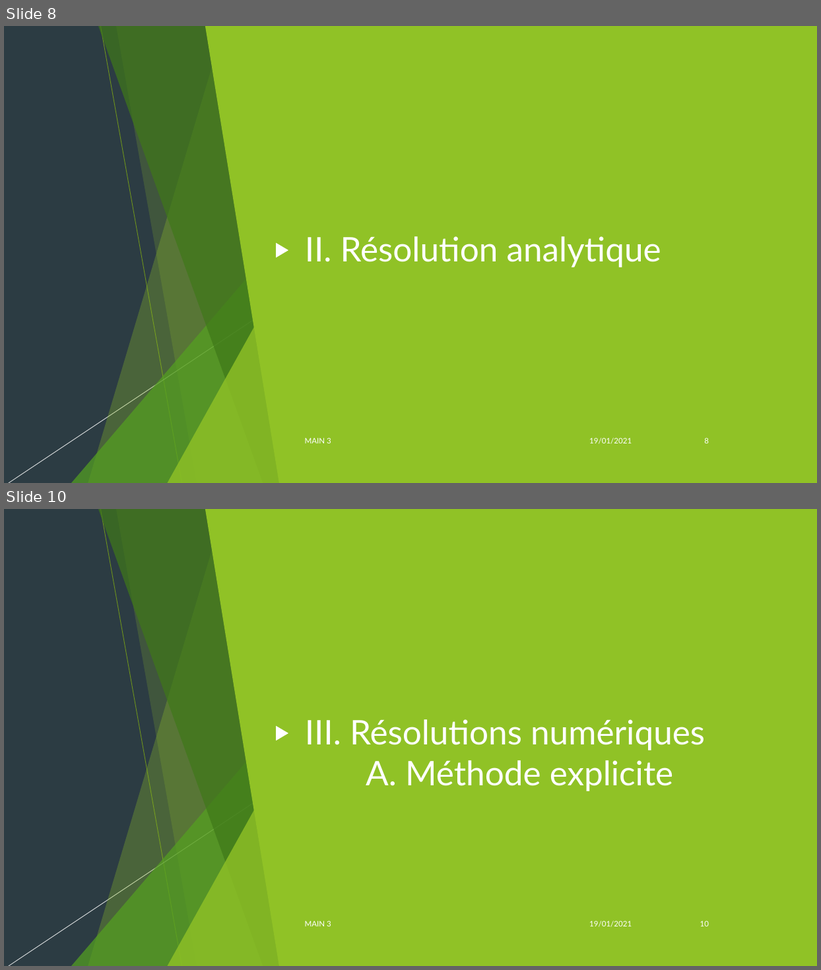
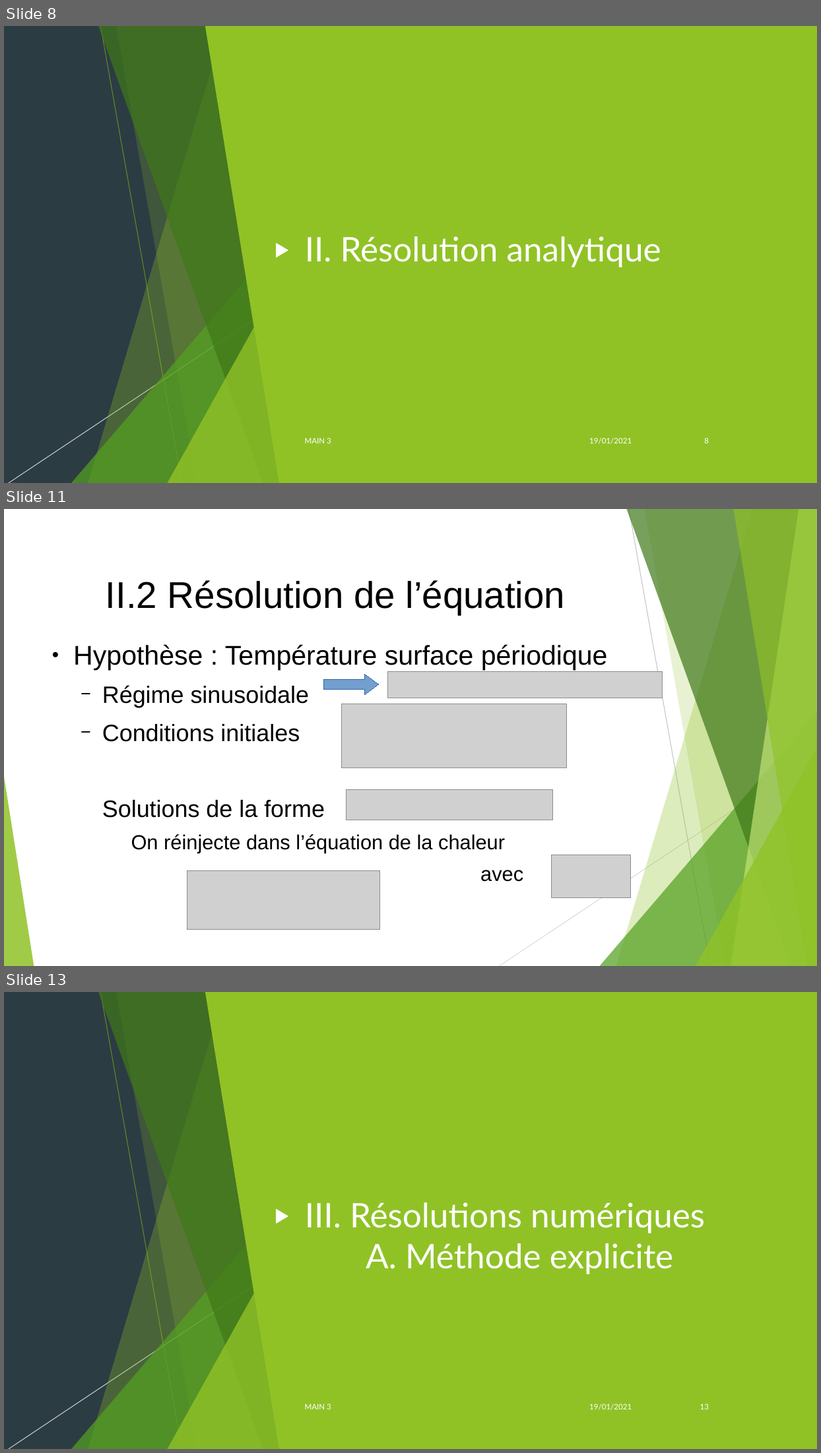
Before and after one commit to Amine695/ProjetTemp, a slide deck: Diapo_projet_temp.odp. Shown one above the other, each under a label of ours: slides 8 and 10 before the commit, slides 8, 11 and 13 after it; the slides between them are not shown. The pictures are 821x970 and 821x1453 pixels, drawn with LibreOffice and Linux fonts; fonts in the diff are those of the drawing; grey boxes stand for pictures. Boxes give left, top, right and bottom in pixels: in the first picture for what was removed or moved away, otherwise in the second. Text is boxed around its words. In the diff, an @@ line names an element or a change of style, - is before the commit and + after.

```diff
--- a/Diapo_projet_temp.odp
+++ b/Diapo_projet_temp.odp
@@ slide 11 added at (x1=4, y1=509, x2=817, y2=966), background #FFFFFF; not listed: 10 template elements that a slide beside it also shows @@
@@ title added at (x1=106, y1=580, x2=566, y2=615), 44 pt, text #000000 @@
+II.2 Résolution de l’équation
@@ text added at (x1=73, y1=644, x2=608, y2=882), 28 pt, text #000000 @@
+● Hypothèse : Température surface périodique
+  − Régime sinusoidale
+  − Conditions initiales
+  Solutions de la forme
+    On réinjecte dans l’équation de la chaleur
+    avec
@@ right arrow added at (x1=323, y1=674, x2=378, y2=694), fill #729FCF, outline #3465A4 0 pt @@
@@ picture added at (x1=388, y1=671, x2=663, y2=698) @@
@@ picture added at (x1=342, y1=704, x2=567, y2=768) @@
@@ picture added at (x1=346, y1=789, x2=553, y2=820) @@
@@ picture added at (x1=551, y1=855, x2=631, y2=898) @@
@@ picture added at (x1=187, y1=871, x2=380, y2=930) @@
@@ what was slide 10 is now slide 13 @@
@@ page number at (x1=700, y1=1404, x2=709, y2=1410): text changed @@
-10
+13
```
Also in this commit, not shown: 1 slide changed, 3 other slides added.
